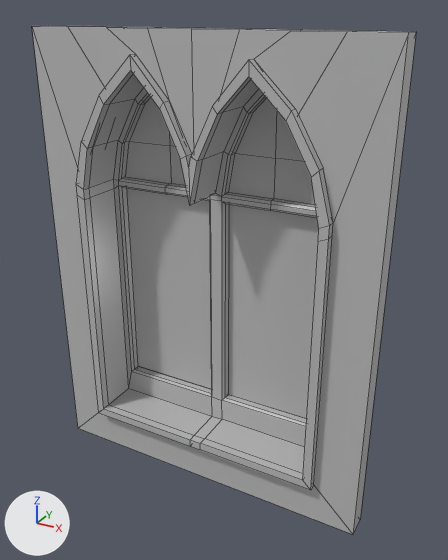
A saved change to the FBX model Assets/_Project/Art/Meshes/SM_Modular/SM_WallSmallWindow_04.fbx.
Both versions are drawn from a 50 mm camera at (35.96, -8.31, 8.18) aimed at (32.87, -2.68, 5.37). Arrows for +X, +Y and +Z are at lower left; the lights stay in place. The first picture is the older version. Mesh edges are drawn as thin lines. Where no turn or scale is listed for an object, it has been applied to the vertices.

Objects in the first picture: 'SM_WallSmallWindow', 'SM_WallSmallWindowGlass', 'SM_WallSmallWindow_04'.
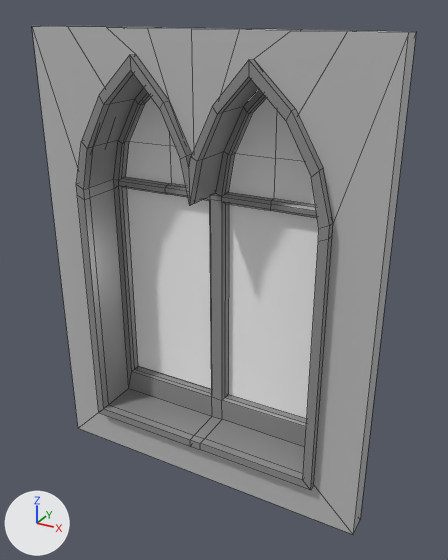
Pixel boxes (x1, y1, x2, y2) of what changed, in the pictures (448 x 560 px):
'SM_WallSmallWindow', recoloured (darker): (76, 54, 333, 490) in both
'SM_WallSmallWindowGlass', recoloured (grey to white): (126, 97, 319, 419) in both

The edits, one by one:
Material 'T_Glass' (mat_t_glass) is new.
Its base color is (0.987, 0.987, 0.987) (white #fefefe).
Its roughness is 0.2.
Material 'T_Wood' (mat_t_wood) is new.
Its base color is (0.276, 0.276, 0.276) (grey #8f8f8f).
Its roughness is 0.2.
me_mesh_001 has 22 vertices, 9 faces and spans x -1.3..1.3, y 0.0, z -1.9..1.9.
me_mesh_001 no longer uses material mat_t_wall (grey #bebebe).
me_mesh_001 gains material mat_t_glass (white #fefefe).
me_mesh_002 has 216 vertices, 218 faces and spans x 31.2..34.2, y -3.1..-2.45, z 3.26..7.76.
me_mesh_002 no longer uses material mat_t_wall (grey #bebebe).
me_mesh_002 gains material mat_t_wood (grey #8f8f8f).
